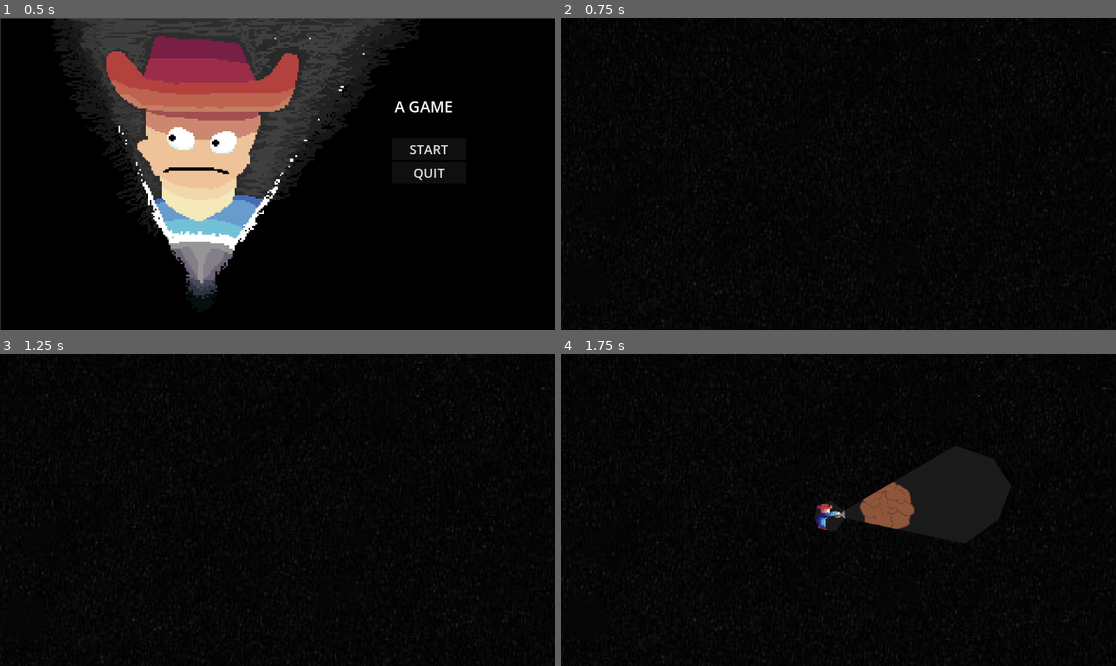
Above: before the commit, frames 1-4 (two rows, left to right).
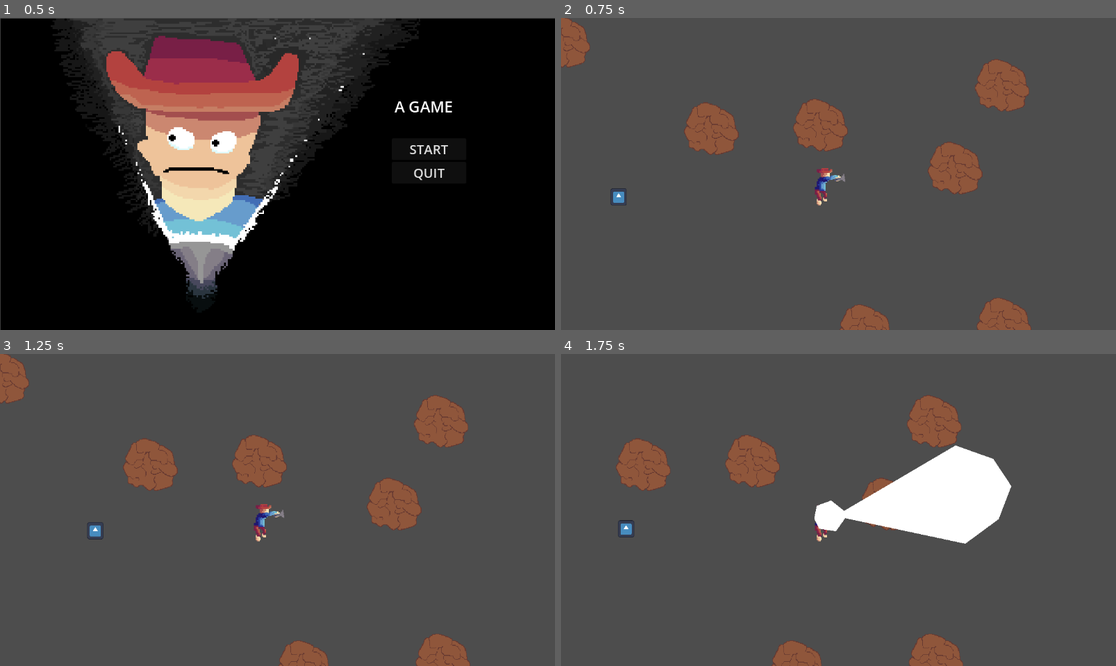
Above: after the commit, the same moments.

Repository: JakeTheHermitCrab/GodotGame-FlashSpace
Game: Godot game, scene res://scenes/start_screen.tscn
The game is run twice, just before and just after one commit, with the same random seed, the same clock (stepped at 60 frames per second) and the same inputs. The engine's default icon, where the game draws it, is replaced by a stand-in: a white triangle on a blue panel in a dark square.
Inputs (mouse positions are in pixels of both pictures, inside the frame that each line leads up to):
- Up to frame 1 (0.5 s): no input
- Up to frame 2 (0.75 s): click "START" at 0.5 s
- Up to frame 3 (1.25 s): no input
- Up to frame 4 (1.75 s): tap Enter (ui_accept) at 1.25, 1.52 s; move the mouse to (960, 494) at 1.27 s; hold D (right) from 1.28 s (still down); tap 1 (itemSlot1) at 1.35 s; click (960, 494) at 1.42 s

Frame 1 is identical in both runs. In frame 2, 100% of the frame differs, in the area x 0-100%, y 0-100%; in frame 3, 100%; in frame 4, 100%.

Commit message:
adding more sprites

Diff:
--- a/scenes/end_screen.tscn
+++ b/scenes/end_screen.tscn
@@ -1,10 +1,88 @@
 [gd_scene format=3 uid="uid://mjp018cxanp7"]
 
 [ext_resource type="Script" uid="uid://crri16jb1jm2k" path="res://scripts/label.gd" id="1_6e1uj"]
+[ext_resource type="Texture2D" uid="uid://lox81qo2v24c" path="res://assets/flashEnd.png" id="1_87vmq"]
 [ext_resource type="Script" uid="uid://c7fr1egnqc806" path="res://scripts/end_buttons.gd" id="1_kq7ac"]
 [ext_resource type="AudioStream" uid="uid://b4k46lv5drv52" path="res://assets/universfield-male-death-scream-horror-352706.mp3" id="3_jc7ji"]
 
+[sub_resource type="AtlasTexture" id="AtlasTexture_g44xs"]
+atlas = ExtResource("1_87vmq")
+region = Rect2(0, 0, 320, 180)
+
+[sub_resource type="AtlasTexture" id="AtlasTexture_vj8vg"]
+atlas = ExtResource("1_87vmq")
+region = Rect2(320, 0, 320, 180)
+
+[sub_resource type="AtlasTexture" id="AtlasTexture_plosh"]
+atlas = ExtResource("1_87vmq")
+region = Rect2(640, 0, 320, 180)
+
+[sub_resource type="AtlasTexture" id="AtlasTexture_4j4el"]
+atlas = ExtResource("1_87vmq")
+region = Rect2(960, 0, 320, 180)
+
+[sub_resource type="AtlasTexture" id="AtlasTexture_wke0n"]
+atlas = ExtResource("1_87vmq")
+region = Rect2(1280, 0, 320, 180)
+
+[sub_resource type="AtlasTexture" id="AtlasTexture_um0j2"]
+atlas = ExtResource("1_87vmq")
+region = Rect2(1600, 0, 320, 180)
+
+[sub_resource type="AtlasTexture" id="AtlasTexture_fix67"]
+atlas = ExtResource("1_87vmq")
+region = Rect2(1920, 0, 320, 180)
+
+[sub_resource type="AtlasTexture" id="AtlasTexture_qyl73"]
+atlas = ExtResource("1_87vmq")
+region = Rect2(2240, 0, 320, 180)
+
+[sub_resource type="AtlasTexture" id="AtlasTexture_7ycdd"]
+atlas = ExtResource("1_87vmq")
+region = Rect2(2560, 0, 320, 180)
+
+[sub_resource type="SpriteFrames" id="SpriteFrames_d62ht"]
+animations = [{
+"frames": [{
+"duration": 1.0,
+"texture": SubResource("AtlasTexture_g44xs")
+}, {
+"duration": 1.0,
+"texture": SubResource("AtlasTexture_vj8vg")
+}, {
+"duration": 1.0,
+"texture": SubResource("AtlasTexture_plosh")
+}, {
+"duration": 1.0,
+"texture": SubResource("AtlasTexture_4j4el")
+}, {
+"duration": 1.0,
+"texture": SubResource("AtlasTexture_wke0n")
+}, {
+"duration": 1.0,
+"texture": SubResource("AtlasTexture_um0j2")
+}, {
+"duration": 1.0,
+"texture": SubResource("AtlasTexture_fix67")
+}, {
+"duration": 1.0,
+"texture": SubResource("AtlasTexture_qyl73")
+}, {
+"duration": 1.0,
+"texture": SubResource("AtlasTexture_7ycdd")
+}],
+"loop": false,
+"name": &"doorshut",
+"speed": 15.0
+}]
+
 [node name="endScreen" type="Node2D" unique_id=119660030]
+
+[node name="AnimatedSprite2D" type="AnimatedSprite2D" parent="." unique_id=1466349771]
+position = Vector2(576.5, 324.5)
+scale = Vector2(3.603125, 3.6055555)
+sprite_frames = SubResource("SpriteFrames_d62ht")
+animation = &"doorshut"
 
 [node name="Polygon2D" type="Polygon2D" parent="." unique_id=1296729112]
 position = Vector2(553, 232)
--- a/scenes/main.tscn
+++ b/scenes/main.tscn
@@ -11,7 +11,6 @@
 [ext_resource type="PackedScene" uid="uid://dawsnfcxawrmi" path="res://scenes/compas.tscn" id="6_tefeu"]
 [ext_resource type="Script" uid="uid://dgienq4igj2ro" path="res://scripts/bg.gd" id="8_tipki"]
 [ext_resource type="Texture2D" uid="uid://demltojmyi5nj" path="res://icon.svg" id="11_ya4ey"]
-[ext_resource type="PackedScene" uid="uid://dgiya2u5hq2b5" path="res://scenes/enemy.tscn" id="13_trceg"]
 
 [sub_resource type="RectangleShape2D" id="RectangleShape2D_choun"]
 size = Vector2(12284, 185)
@@ -38,6 +37,7 @@
 [node name="playerRelated" type="Node2D" parent="." unique_id=1936004290]
 
 [node name="BG2" type="Node2D" parent="playerRelated" unique_id=972963369]
+visible = false
 position = Vector2(571, 318)
 script = ExtResource("2_85g3d")
 
@@ -69,6 +69,7 @@
 position = Vector2(32, -1)
 
 [node name="Camera2D" type="Camera2D" parent="playerRelated/player" unique_id=1230174598]
+visible = false
 position = Vector2(33, -22)
 zoom = Vector2(1.045, 1.045)
 
@@ -138,9 +139,6 @@
 enter_cost = 1.0
 script = ExtResource("2_a8y0u")
 
-[node name="enemy" parent="." unique_id=347087174 instance=ExtResource("13_trceg")]
-position = Vector2(-3334, -1815)
-
 [connection signal="itemSwitch1" from="." to="playerRelated/player" method="_on_main_item_switch_1"]
 [connection signal="itemSwitch1" from="." to="playerRelated/player/playerArm" method="_on_main_item_switch_1"]
 [connection signal="itemSwitch2" from="." to="playerRelated/player" method="_on_main_item_switch_2"]
--- a/scripts/enemy.gd
+++ b/scripts/enemy.gd
@@ -30,11 +30,6 @@
 				emit_signal("hurt")
 				$attack.play()
 				time = 0.0
-		if health <= 0:
-			if !played:
-				$death.play()
-				played = true
-
 
 
 func _on_navigation_agent_2d_velocity_computed(safe_velocity: Vector2) -> void:
--- a/scripts/label.gd
+++ b/scripts/label.gd
@@ -1,10 +1,13 @@
 extends Label
 @onready var label: Label = $"."
+@onready var animated_sprite_2d: AnimatedSprite2D = $"../AnimatedSprite2D"
+
 var played = false
 
 # Called when the node enters the scene tree for the first time.
 func _ready() -> void:
 	text = "YOW WIN YIPIE!!!"
+	$"../AnimatedSprite2D".play("doorshut")
 
 
 # Called every frame. 'delta' is the elapsed time since the previous frame.
Binary file added: assets/flashEnd.png
Not shown, added: assets/flashEnd.png.import
